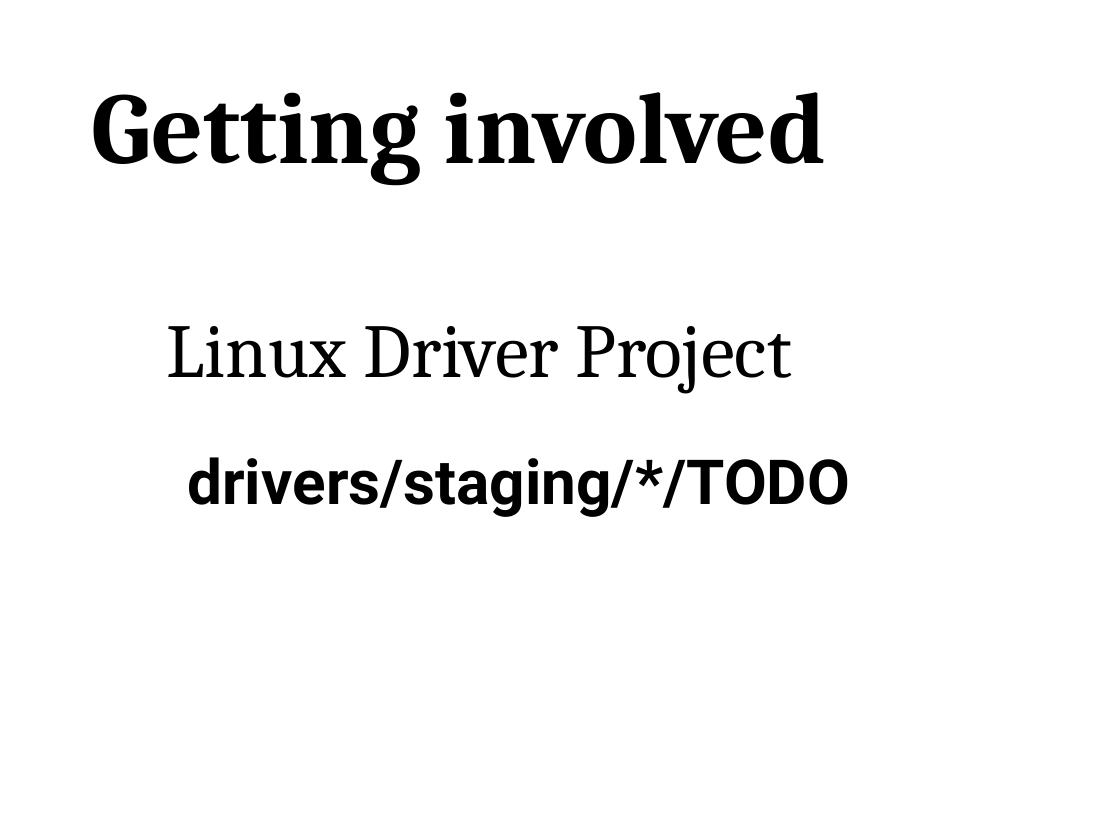
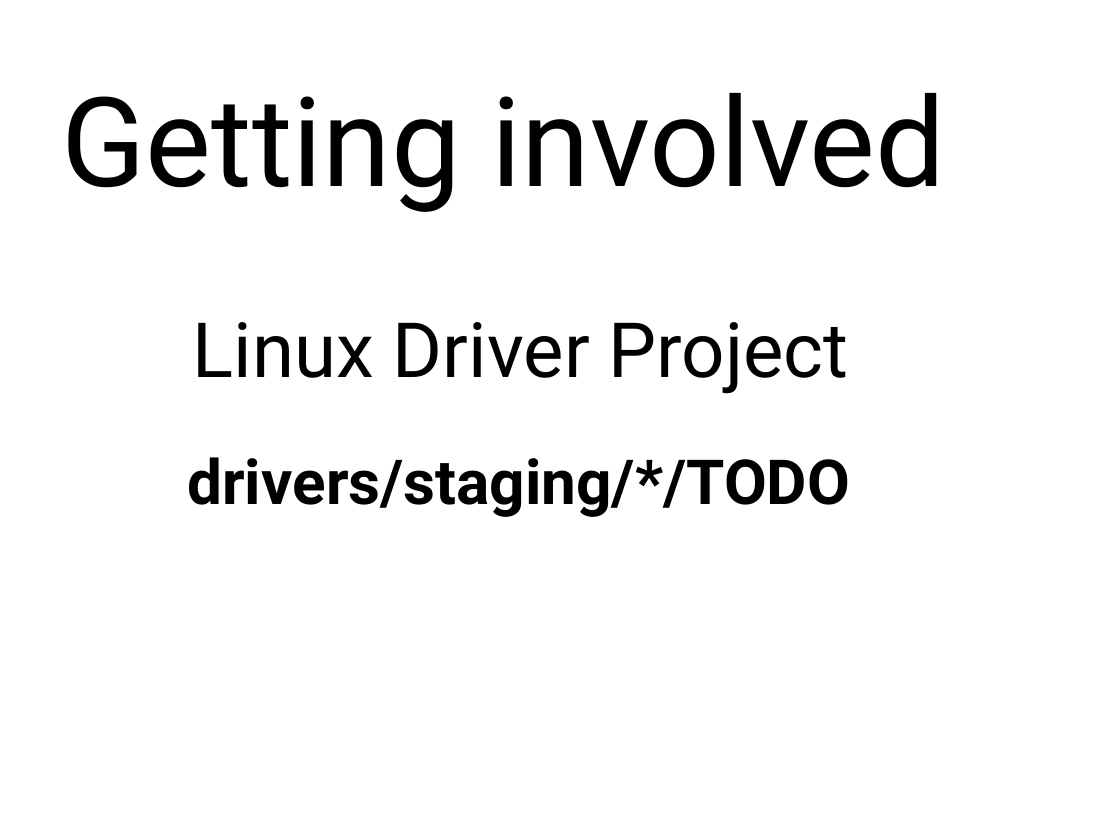
Before and after one commit to gregkh/kernel-development, a slide deck: slide 38 of kernel-development.odp. Drawn at 1120x840 pixels with LibreOffice and Linux fonts; fonts in the diff are those of the drawing. Boxes give left, top, right and bottom in pixels: in the first picture for what was removed or moved away, otherwise in the second. Text is boxed around its words. In the diff, an @@ line names an element or a change of style, - is before the commit and + after.

Commit message:
use "Bitter" font, much nicer

```diff
--- a/kernel-development.odp
+++ b/kernel-development.odp
@@ text "Getting involved": place and size @@
-text "Getting involved" at (92, 92, 826, 185)
+text "Getting involved" at (61, 93, 946, 212)
@@ text "Getting involved" at (61, 93, 946, 212): size 72 to 88 pt, font Cambria to Roboto, bold off @@
@@ text "Linux Driver Project": place and size @@
-text "Linux Driver Project" at (167, 326, 792, 393)
+text "Linux Driver Project" at (193, 322, 849, 394)
@@ text "Linux Driver Project" at (193, 322, 849, 394): font Cambria to Roboto @@
```
Also in this commit, not shown: 29 other slides changed.
